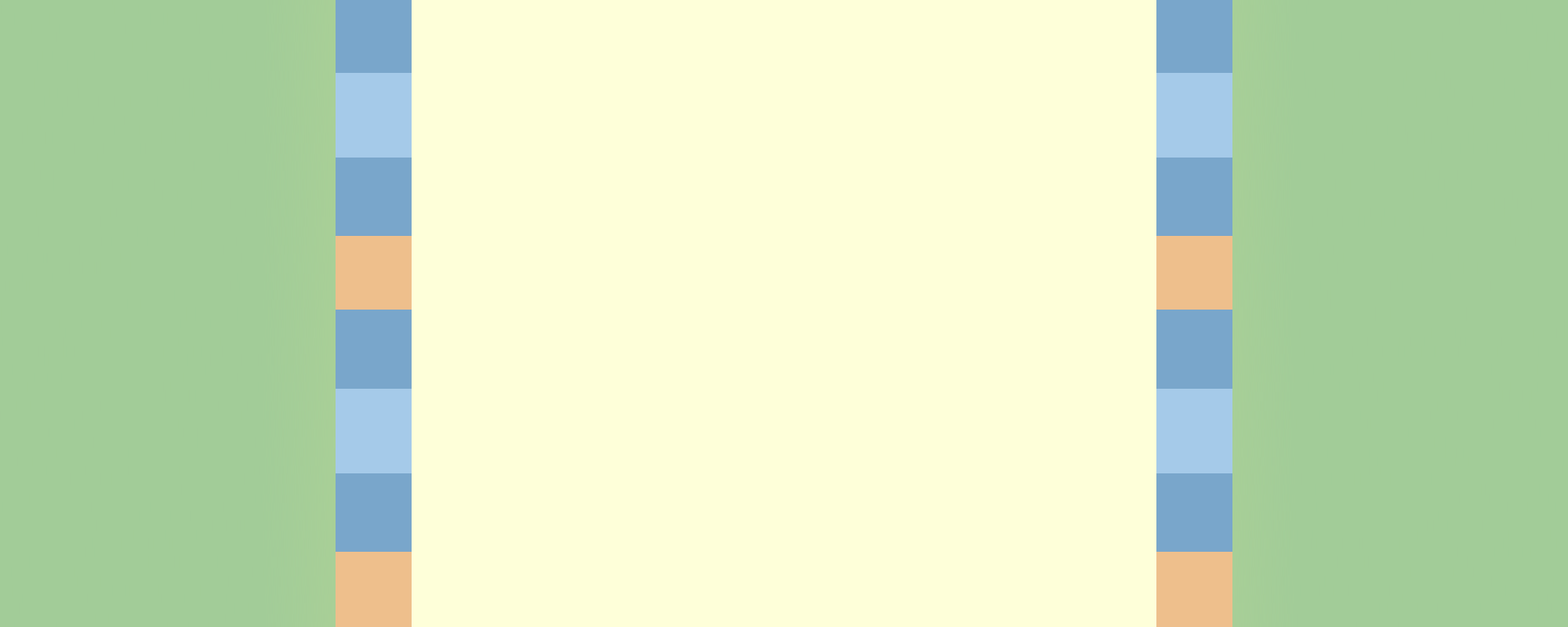
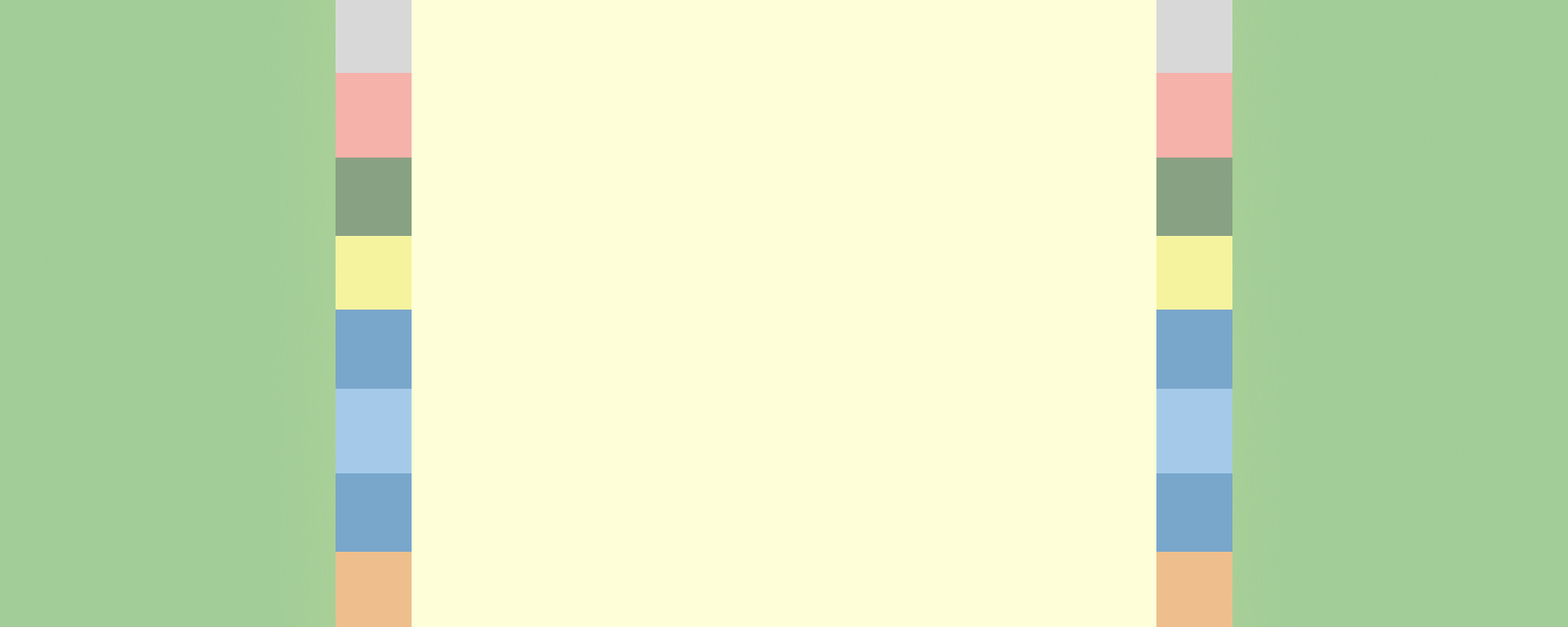
Layers edited between the first and the second 1568x627 image:
painted on "left copy" over [335, 72, 412, 158]
painted on "right copy" over [1156, 72, 1233, 158]
painted on "left copy 2" over [335, 151, 412, 236]
painted on "right copy 2" over [1156, 151, 1233, 236]
painted on "left copy 3" over [335, 229, 412, 310]
painted on "right copy 3" over [1156, 229, 1233, 310]
painted on "left" over [335, 0, 412, 80]
painted on "right" over [1156, 0, 1233, 80]
